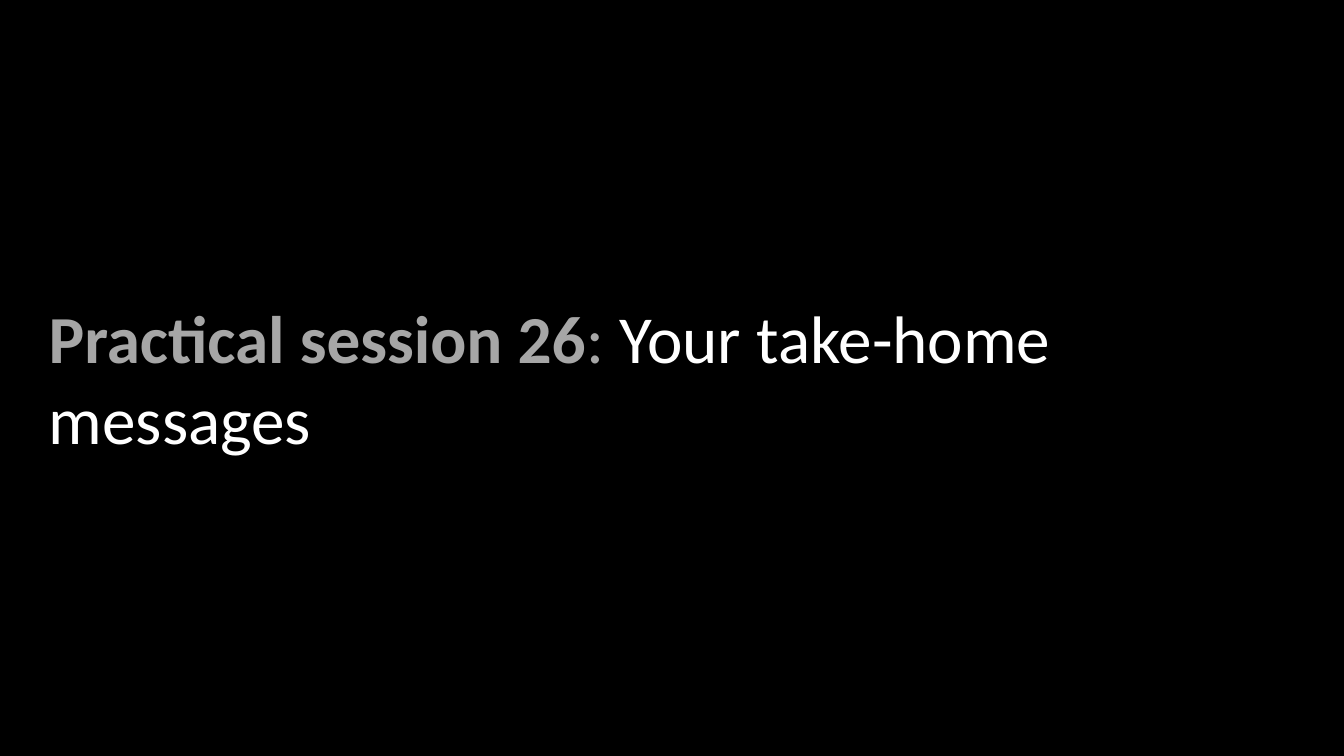
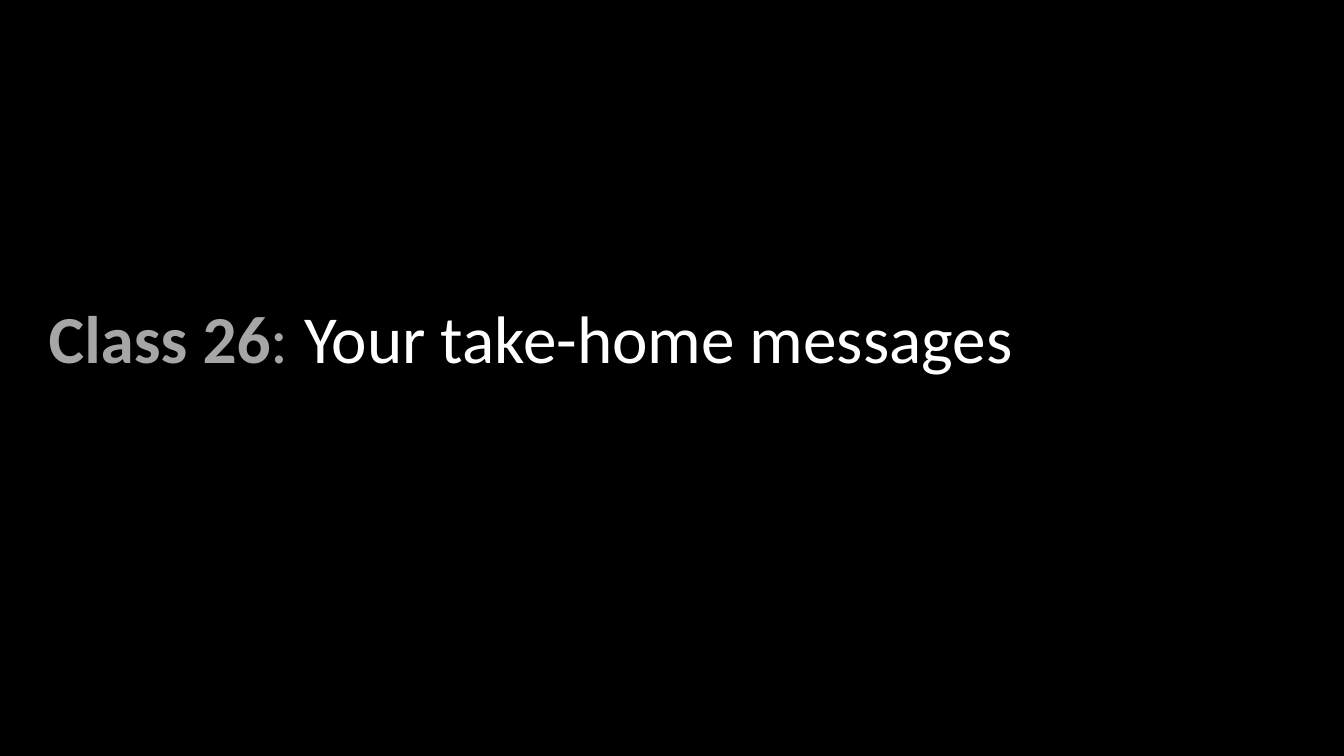
Before and after one commit to wood-lab/fish_406, a slide deck: slide 7 of docs/lectures/in-class_activities/class_26.pptx. Drawn at 1344x756 pixels with LibreOffice and Linux fonts; fonts in the diff are those of the drawing. Boxes give left, top, right and bottom in pixels: in the first picture for what was removed or moved away, otherwise in the second. Text is boxed around its words. In the diff, an @@ line names an element or a change of style, - is before the commit and + after.

Commit message:
updating class_26 ppt and agenda

```diff
--- a/docs/lectures/in-class_activities/class_26.pptx
+++ b/docs/lectures/in-class_activities/class_26.pptx
@@ text at bbox=[49, 316, 1012, 375]: text changed @@
-Practical session 26: Your take-home messages
+Class 26: Your take-home messages
```
Also in this commit, not shown: 1 other slide changed, 14 other files.
